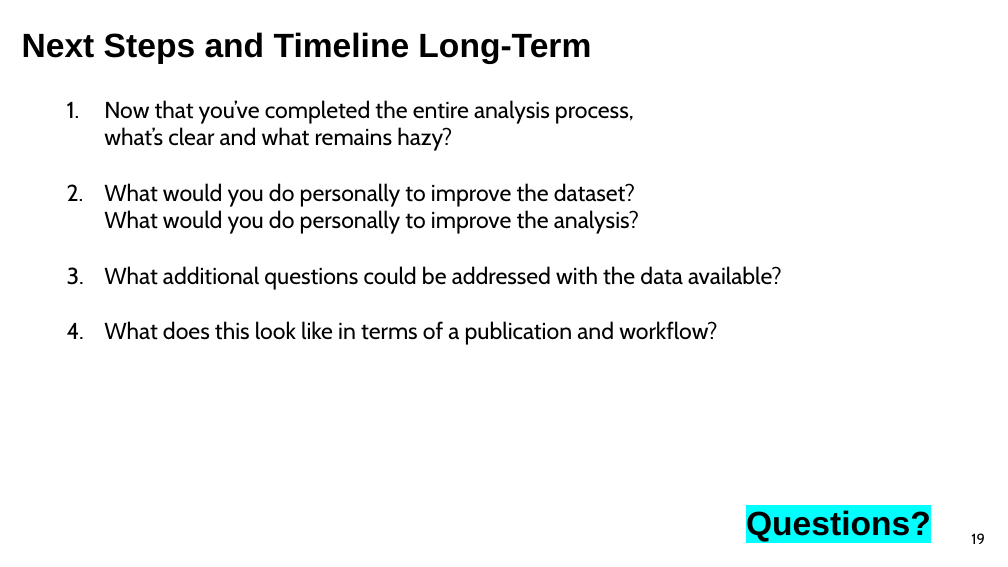
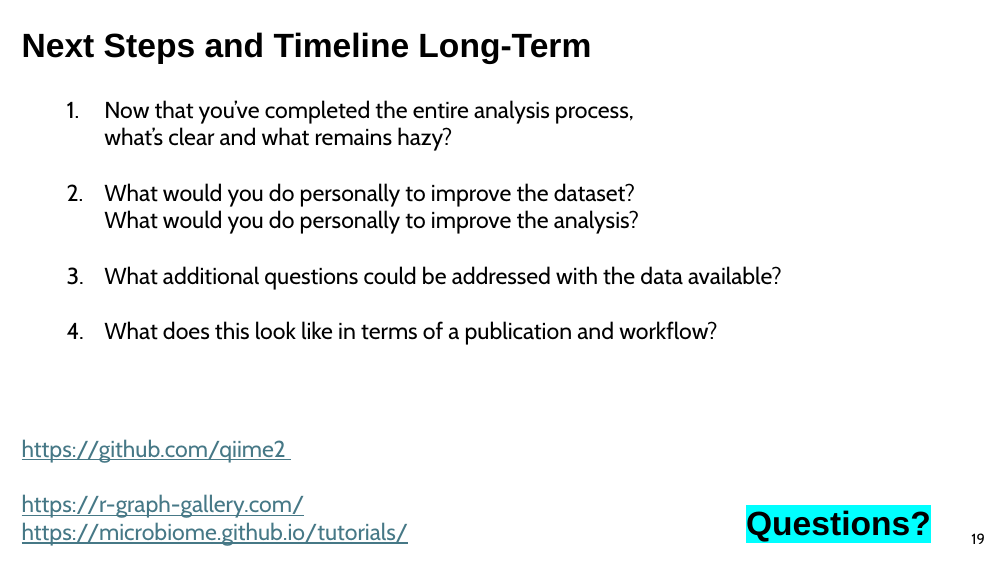
Before and after one commit to sabahzero/UPRM_QIIME2workshop, a slide deck: slide 20 of lectures/Lecture3_UlHasan.pptx. Drawn at 1008x567 pixels with LibreOffice and Linux fonts; fonts in the diff are those of the drawing. Boxes give left, top, right and bottom in pixels: in the first picture for what was removed or moved away, otherwise in the second. Text is boxed around its words. In the diff, an @@ line names an element or a change of style, - is before the commit and + after.

```diff
--- a/lectures/Lecture3_UlHasan.pptx
+++ b/lectures/Lecture3_UlHasan.pptx
@@ text added at [22, 439, 409, 546], 22 pt, text #467886, underline @@
+https://github.com/qiime2
+https://r-graph-gallery.com/
+https://microbiome.github.io/tutorials/
```
Also in this commit, not shown: 2 other slides changed, 2 other files.
